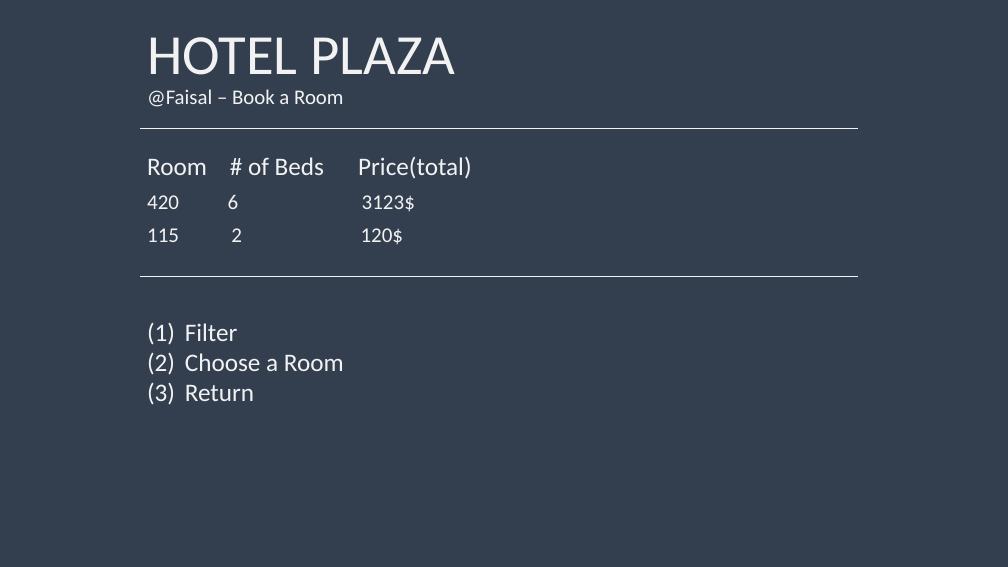
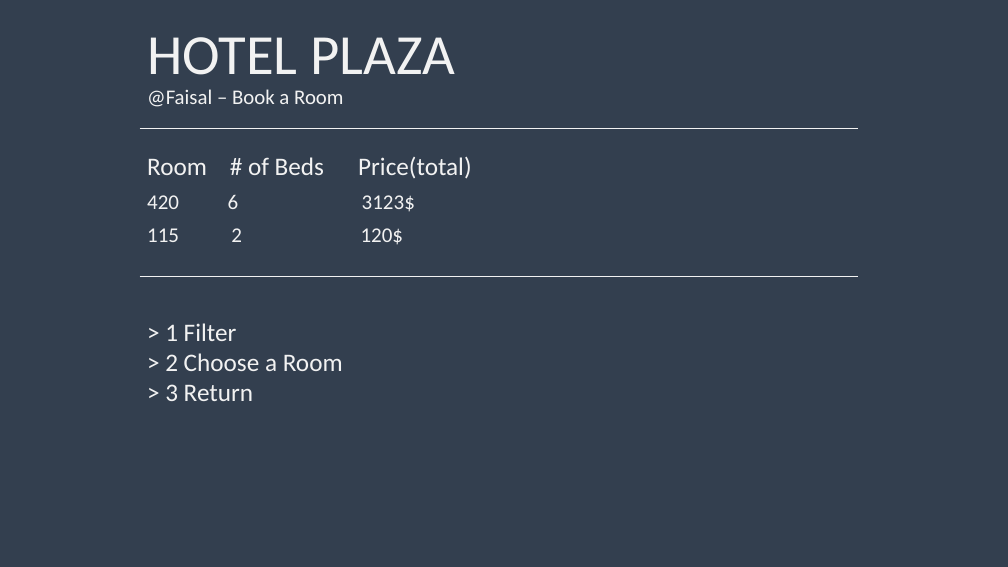
Before and after one commit to Kwandes/hOtEl-tHiNg-HoPe-It-Is-ThE-LaTeSt, a slide deck: slide 5 of Documentation/HP-CLI_example.pptx. Drawn at 1008x567 pixels with LibreOffice and Linux fonts; fonts in the diff are those of the drawing. Boxes give left, top, right and bottom in pixels: in the first picture for what was removed or moved away, otherwise in the second. Text is boxed around its words. In the diff, an @@ line names an element or a change of style, - is before the commit and + after.

```diff
--- a/Documentation/HP-CLI_example.pptx
+++ b/Documentation/HP-CLI_example.pptx
@@ text at bbox=[165, 323, 343, 401]: text changed @@
-(1) Filter
-(2) Choose a Room
-(3) Return
+> 1 Filter
+> 2 Choose a Room
+> 3 Return
```
Also in this commit, not shown: 6 other slides changed, 2 other files.
